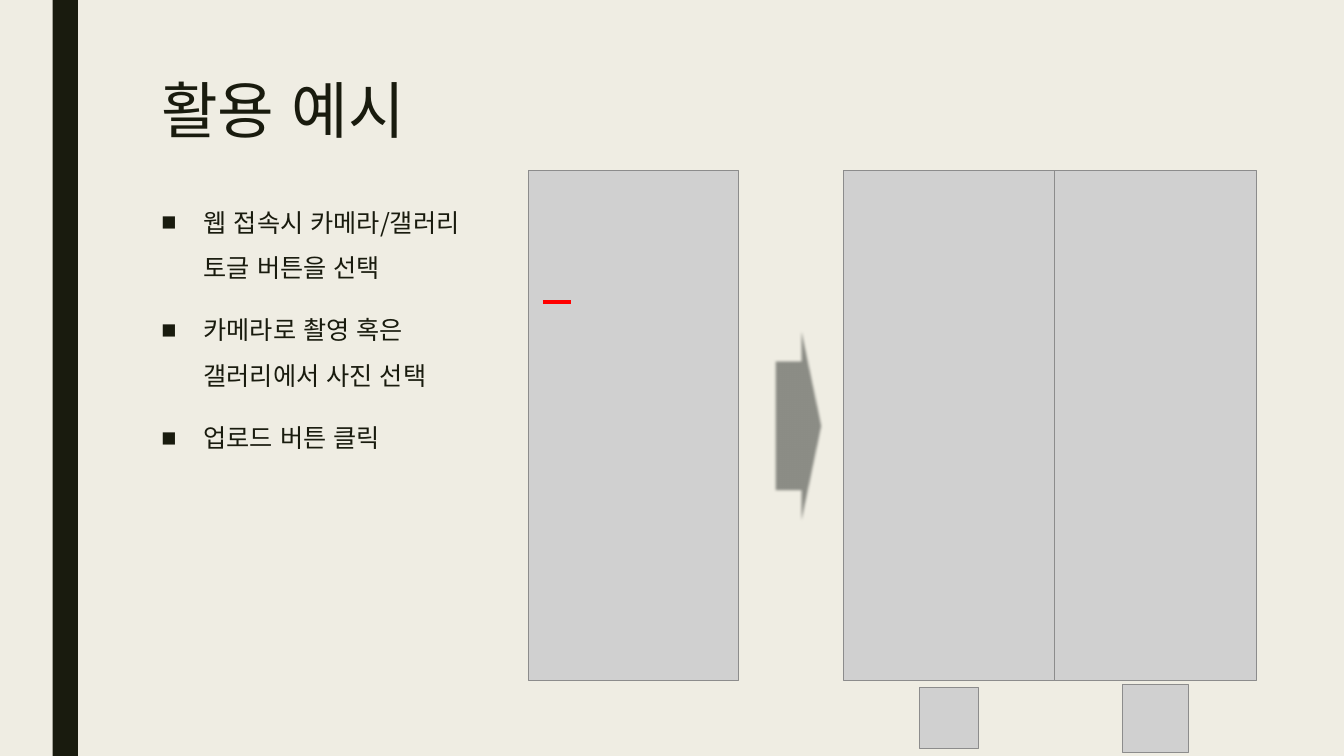
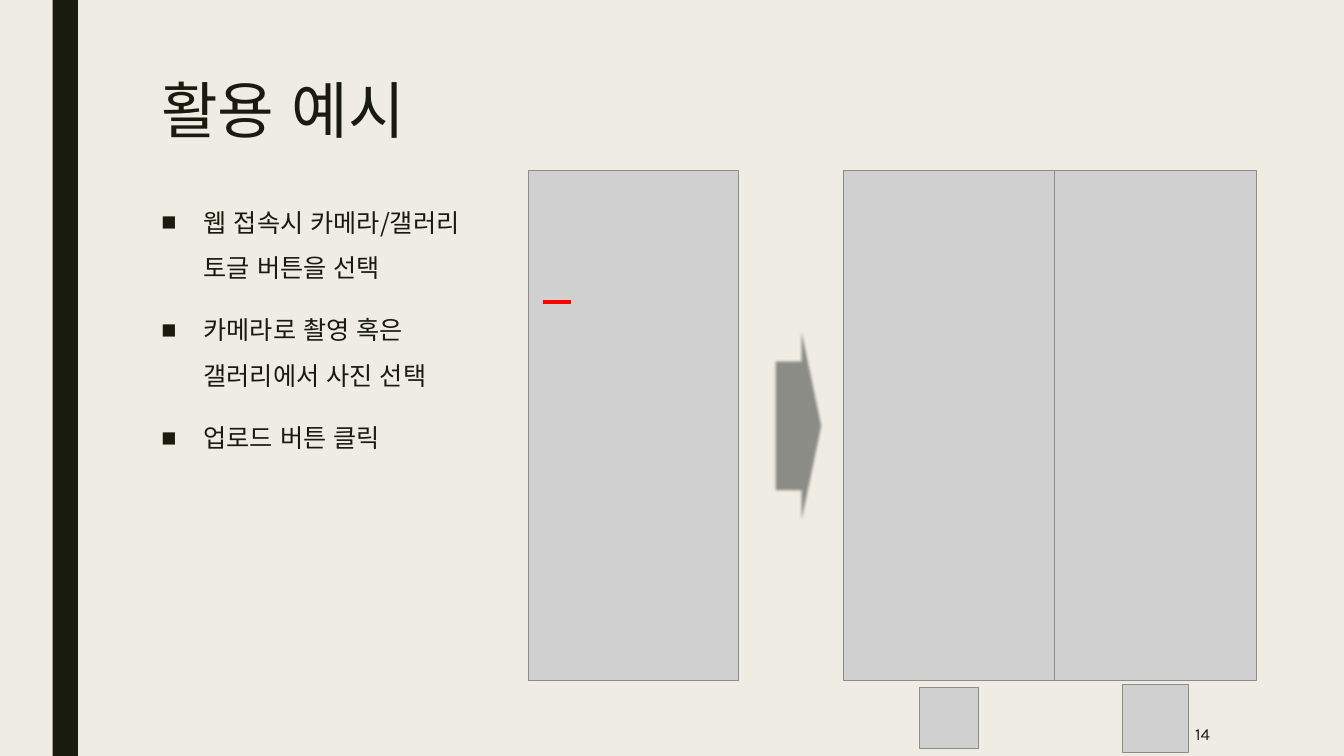
Before and after one commit to sj84900/koreanCashCounter, a slide deck: slide 14 of Ai기반 화폐 감지 및 계산.pptx (slide 13 before the commit). Drawn at 1344x756 pixels with LibreOffice and Linux fonts; fonts in the diff are those of the drawing; grey boxes stand for pictures. Boxes give left, top, right and bottom in pixels: in the first picture for what was removed or moved away, otherwise in the second. Text is boxed around its words. In the diff, an @@ line names an element or a change of style, - is before the commit and + after.

```diff
--- a/Ai기반 화폐 감지 및 계산.pptx
+++ b/Ai기반 화폐 감지 및 계산.pptx
@@ page number added at [1195,729,1210,740], 12 pt, text #191B0E @@
+14
```
Also in this commit, not shown: 15 other slides changed, 1 slide added.
